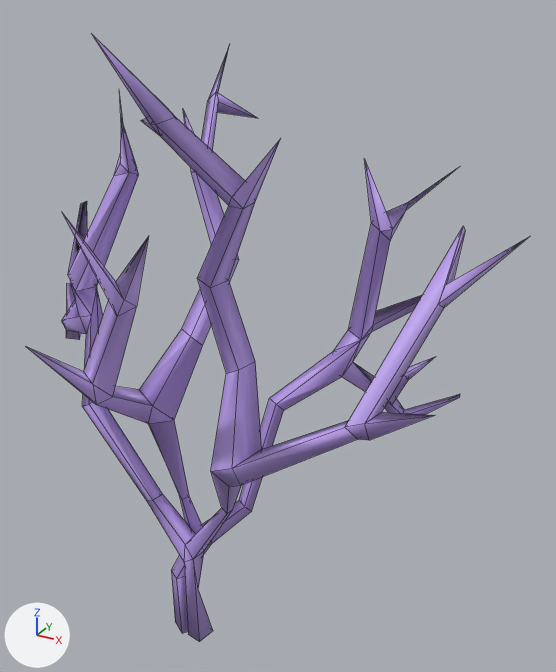
The FBX model Octopussy/OctopussyContent/models/seaGrass/seaGrassBigViolet.fbx as it was, and as the next commit left it.
Camera for both pictures: a 50 mm camera at (0.728, -0.967, 1.174) aimed at (0.153, 0.079, 0.651). The lights are fixed; the arrows at lower left show +X, +Y and +Z. Mesh edges are drawn as thin lines. Where no turn or scale is listed for an object, it has been applied to the vertices.

In view in the first picture: 'seaGrassBigVioletObject'.
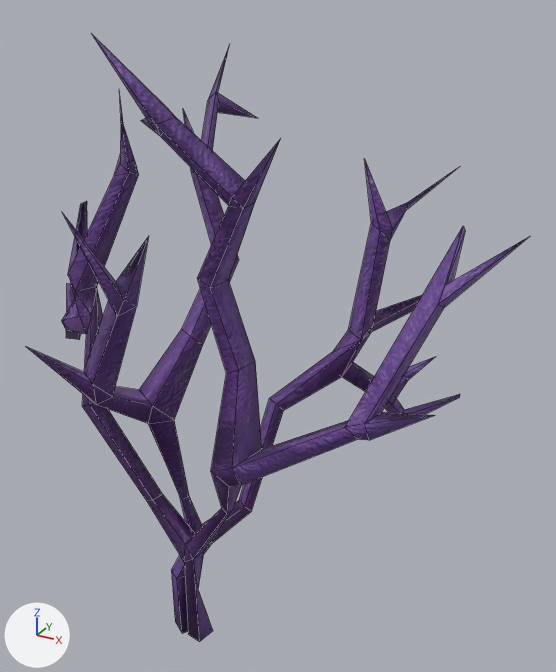
What changed in the scene script:
```text
Add img_seagrassviolet_diff_tga:
    img_seagrassviolet_diff_tga = load_image('seaGrassViolet_diff.tga', 'textures/seaGrassViolet_diff.tga', 256, 256, 'sRGB')
Change mat_seagrassvioletmaterial:
    where n0 = _N.new('ShaderNodeBsdfPrincipled'); n0.name = 'Principled BSDF'
    remove n0.inputs[0].default_value = (0.507, 0.353, 0.86, 1.0)  # 'Base Color', purple #bda0ef
    where n2 = _N.new('ShaderNodeTexImage'); n2.name = 'Image Texture'
    n2.image: img_seagrass_norm_tga -> img_seagrassviolet_diff_tga
    add n6 = _N.new('ShaderNodeTexImage'); n6.name = 'Image Texture.001'
    add n6.image = img_seagrass_norm_tga
    where n4 = _N.new('ShaderNodeMapping'); n4.name = 'Mapping'
    where n5 = _N.new('ShaderNodeNormalMap'); n5.name = 'Normal Map'
    remove _L.new(n4.outputs[0], n2.inputs[0])  # 'Vector' to 'Vector'
    remove _L.new(n2.outputs[0], n5.inputs[1])  # 'Color' to 'Color'
    add _L.new(n2.outputs[0], n0.inputs[0])  # 'Color' to 'Base Color'
    add _L.new(n2.outputs[1], n0.inputs[4])  # 'Alpha' to 'Alpha'
    add _L.new(n4.outputs[0], n6.inputs[0])  # 'Vector' to 'Vector'
    add _L.new(n6.outputs[0], n5.inputs[1])  # 'Color' to 'Color'
Change me_seagrassbigvioletobject:
    where me_seagrassbigvioletobject.from_pydata(...)  # 218 vertices, 273 faces; spans x -0.355..0.527, y -0.309..0.309, z 0.0..1.136
    used by ob_seagrassbigvioletobject; location = (0.0, 0.0, 0.0)
    me_seagrassbigvioletobject part 1: texture (UV) coordinates changed
```

Boxes (x1, y1, x2, y2) around the edits, measured in the pictures (556 x 672 px):
'seaGrassBigVioletObject', surface changed: (28, 37, 524, 642) in both
